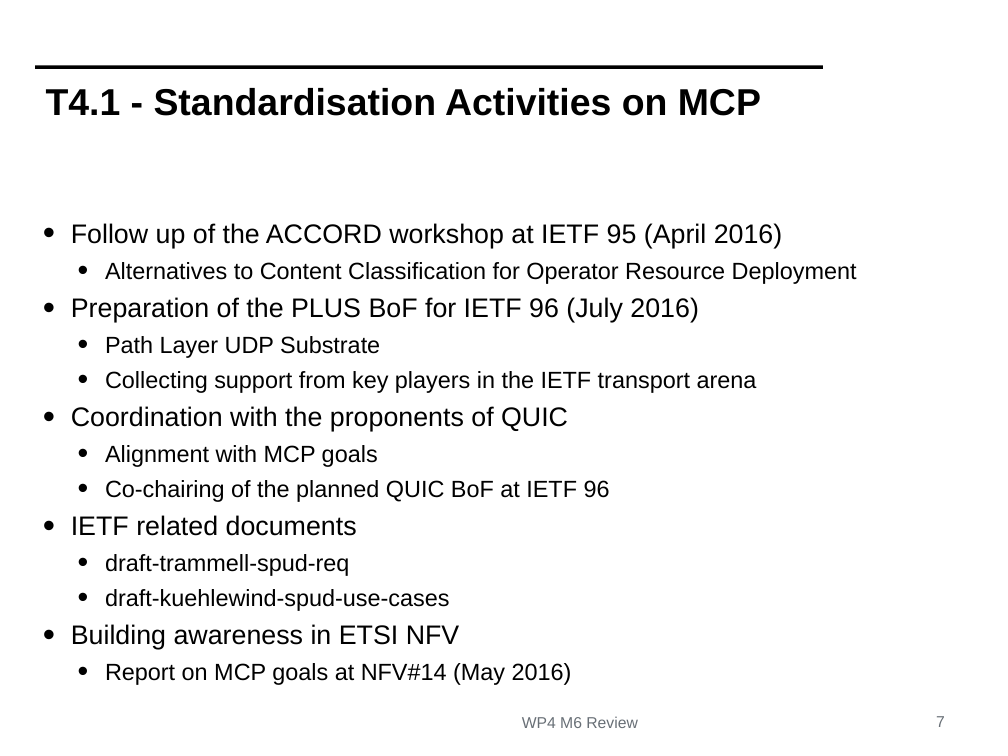
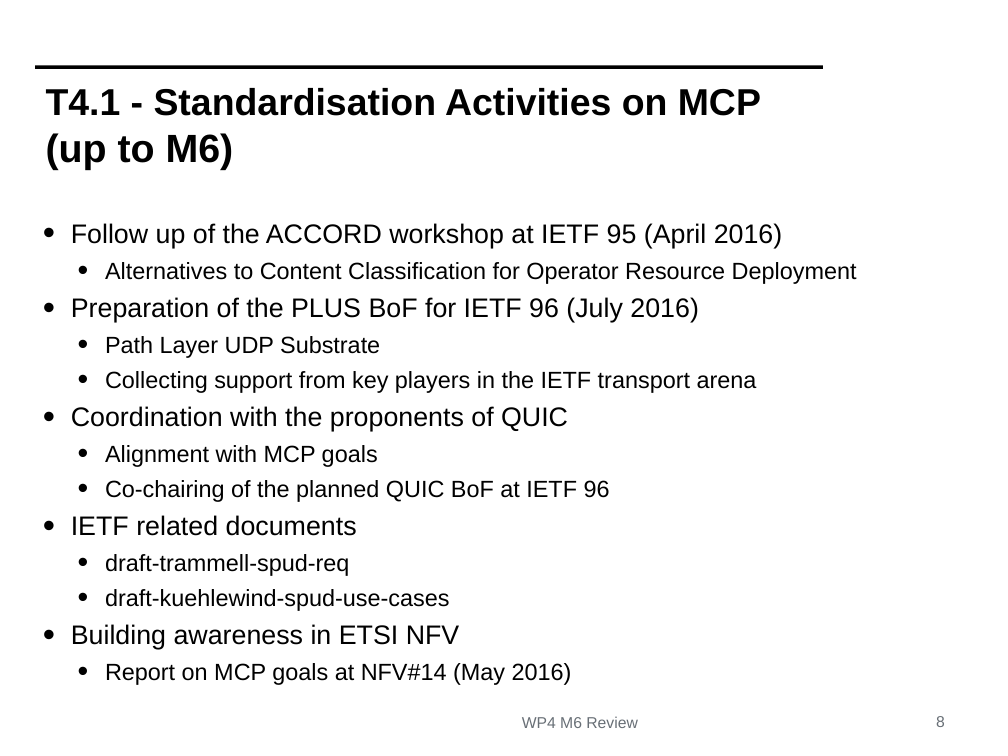
Before and after one commit to mami-project/roadshows, a slide deck: slide 8 of review1/WP4-ReviewM6.pptx (slide 7 before the commit). Drawn at 1008x756 pixels with LibreOffice and Linux fonts; fonts in the diff are those of the drawing; background and template pictures are left out. Boxes give left, top, right and bottom in pixels: in the first picture for what was removed or moved away, otherwise in the second. Text is boxed around its words. In the diff, an @@ line names an element or a change of style, - is before the commit and + after.

```diff
--- a/review1/WP4-ReviewM6.pptx
+++ b/review1/WP4-ReviewM6.pptx
@@ title at (46, 88, 761, 170): text changed @@
-T4.1 - Standardisation Activities on MCP
+T4.1 - Standardisation Activities on MCP
+(up to M6)
@@ page number at (936, 716, 945, 727): text changed @@
-7
+8
```
Also in this commit, not shown: 8 other slides changed, 1 slide added, 1 other file.
